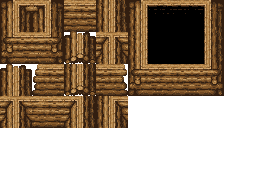
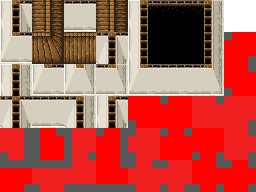
Before/after of a w=256, h=192 layered artwork. What changed in the layer stack:
removed group "log wall" (25 layers) over [0, 0, 256, 192]
added group "t_wall_wood" with 5 layers above "log wall Merged" over [0, 0, 256, 192]
added layer "Copy of Layer 44(pasted)" (1st of 2, in "t_wall_wood") in group "t_wall_wood" over [0, 0, 192, 192]
added layer "Copy of Layer 44(pasted)" (2nd of 2, in "t_wall_wood") in group "t_wall_wood" over [0, 0, 192, 192]
added layer "Layer 44(pasted)" in group "t_wall_wood" over [0, 0, 256, 192]
added layer "Layer 40(pasted) Merged" in group "t_wall_wood" over [0, 0, 256, 192]
renamed "single" to "log wall Merged", hid it, moved it out of group "log wall", painted on it over [0, 0, 192, 192]
removed layer "center" (1st of 2, in "log wall") from group "log wall" over [96, 0, 160, 128]
removed group "int" (4 layers) from group "log wall" over [0, 64, 192, 192]
removed layer "Layer 40(pasted)" from group "int" over [64, 96, 192, 160]
removed layer "Layer 39(pasted)" from group "int" over [0, 64, 64, 192]
removed group "ends" (1st of 2, in "log wall") (4 layers) from group "log wall" over [0, 0, 160, 128]
removed layer "sc" from group "log wall" over [0, 0, 128, 192]
removed group "bc" (9 layers) from group "log wall" over [0, 0, 256, 192]
removed layer "c" from group "bc" over [0, 0, 256, 192]
removed layer "sw" from group "bc" over [0, 0, 256, 192]
removed layer "s" from group "bc" over [0, 0, 256, 192]
removed layer "nw" from group "bc" over [0, 0, 256, 192]
removed layer "n" from group "bc" over [64, 0, 256, 128]
removed layer "e" from group "bc" over [0, 0, 256, 192]
removed layer "w" from group "bc" over [0, 0, 256, 192]
removed layer "ns" from group "log wall" over [0, 0, 256, 128]
removed layer "ew" from group "log wall" over [0, 0, 160, 64]
showed "Layer 30(pasted)", painted on it over [0, 0, 256, 192]
…and 8 more changes (8 removed)
